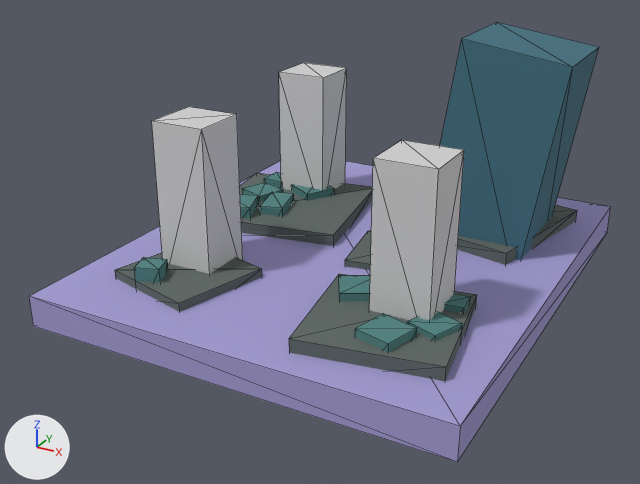
The glTF model lib/roa_renderer/test/functional/assets/renderer_test/column_room.gltf as it was, and as the next commit left it.
One viewpoint serves both versions: a 50 mm camera at (13.4, -27.0, 13.4) aimed at (-0.6, -1.6, 0.7). Lighting does not change. The marker at lower left points along +X, +Y and +Z. Mesh edges are drawn as thin lines. Objects named as collision shapes, trigger or cutter boxes, shadow casters or lower levels of detail are left out. Where no turn or scale is listed for an object, it has been applied to the vertices.

The first picture shows 'Column', 'Column.001', 'Column.002', 'lod0', 'lod0.001', 'lod1.001', 'lod1.002', 'lod1.003', 'lod1.004', 'lod2.001', 'lod2.004', 'lod2.005'.
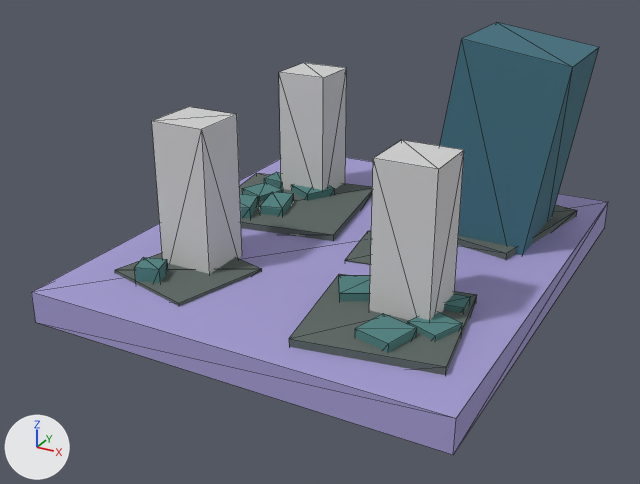
What differs and where, as boxes (x1, y1, x2, y2) in the pictures (640 x 484 px):
'lod0', moved, rescaled: before (29, 161, 611, 462); after (31, 157, 608, 455)

Diff of the bpy script that builds the scene:
```diff
--- a/lib/roa_renderer/test/functional/assets/renderer_test/column_room.gltf.py
+++ b/lib/roa_renderer/test/functional/assets/renderer_test/column_room.gltf.py
@@ ob_lod0 @@
 ob_lod0.parent = ob_decals_001
-ob_lod0.location = (-0.112, 0.0, -0.528)
+ob_lod0.location = (-0.112, 0.0, -0.334)
 ob_lod0.rotation_euler = (3.142, 0.0, 0.0)  # degrees (180, 0, 0)
-ob_lod0.scale = (-7.51, -8.74, -0.567)
+ob_lod0.scale = (7.38, 8.74, 0.567)
```
